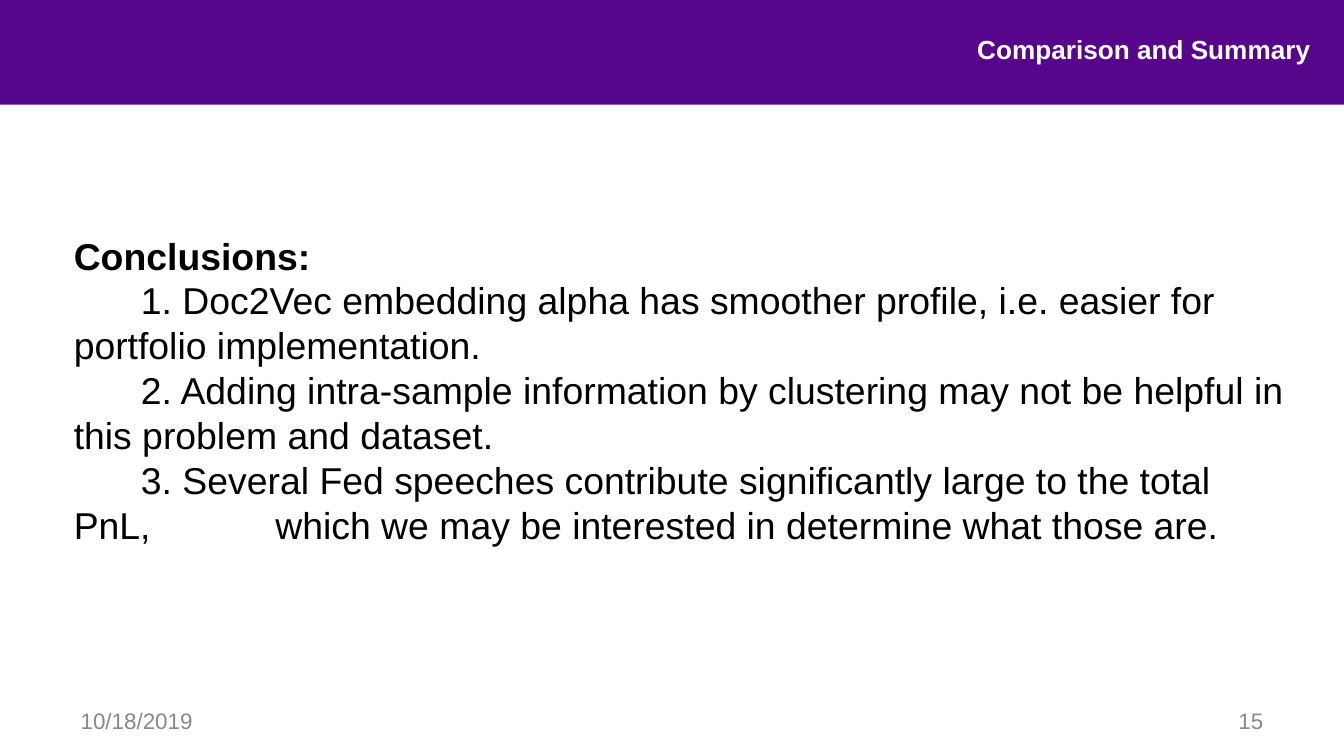
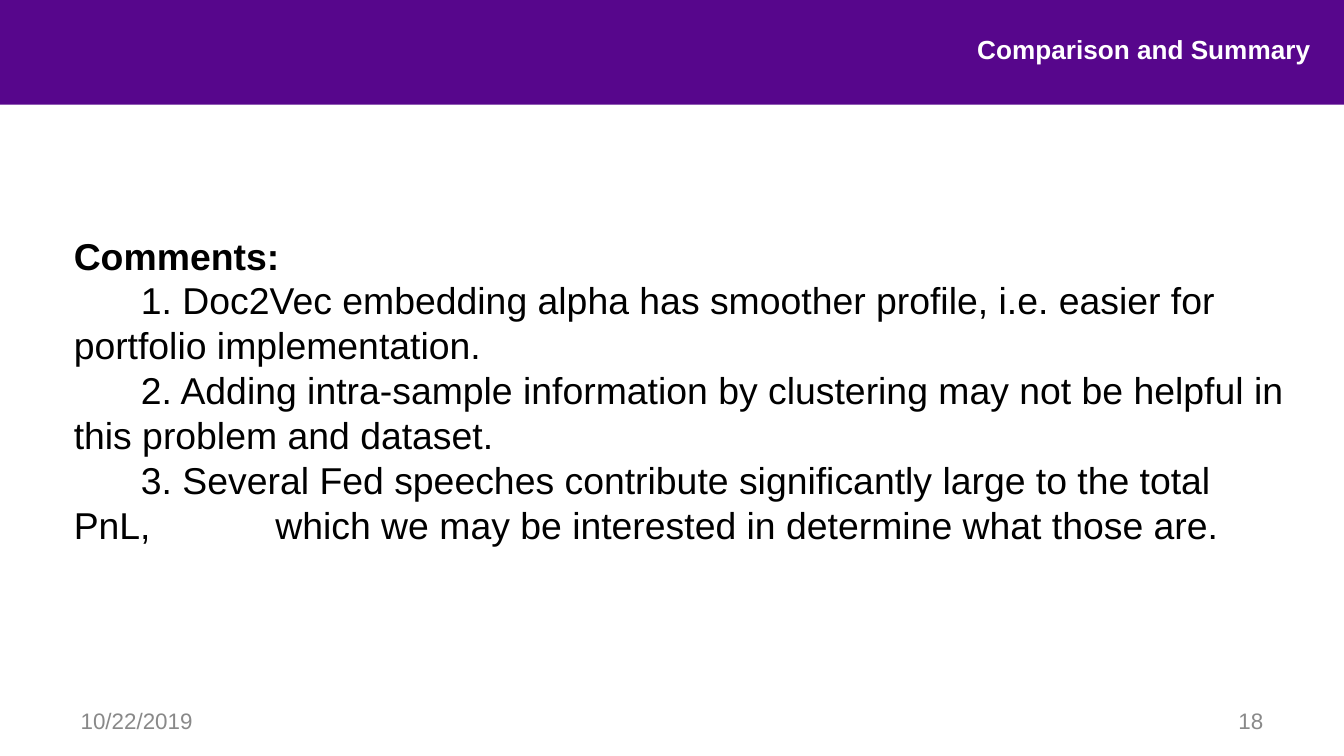
Before and after one commit to hhy845914111/NLP-Project, a slide deck: slide 18 of final_pre.pptx (slide 15 before the commit). Drawn at 1344x756 pixels with LibreOffice and Linux fonts; fonts in the diff are those of the drawing; background and template pictures are left out. Boxes give left, top, right and bottom in pixels: in the first picture for what was removed or moved away, otherwise in the second. Text is boxed around its words. In the diff, an @@ line names an element or a change of style, - is before the commit and + after.

```diff
--- a/final_pre.pptx
+++ b/final_pre.pptx
@@ text at bbox=[74, 244, 280, 271]: text changed @@
-Conclusions:
+Comments:
@@ text at bbox=[81, 713, 193, 729]: text changed @@
-10/18/2019
+10/22/2019
@@ page number at bbox=[1238, 713, 1263, 729]: text changed @@
-15
+18
```
Also in this commit, not shown: 13 other slides changed, 3 slides added, 6 other files.
